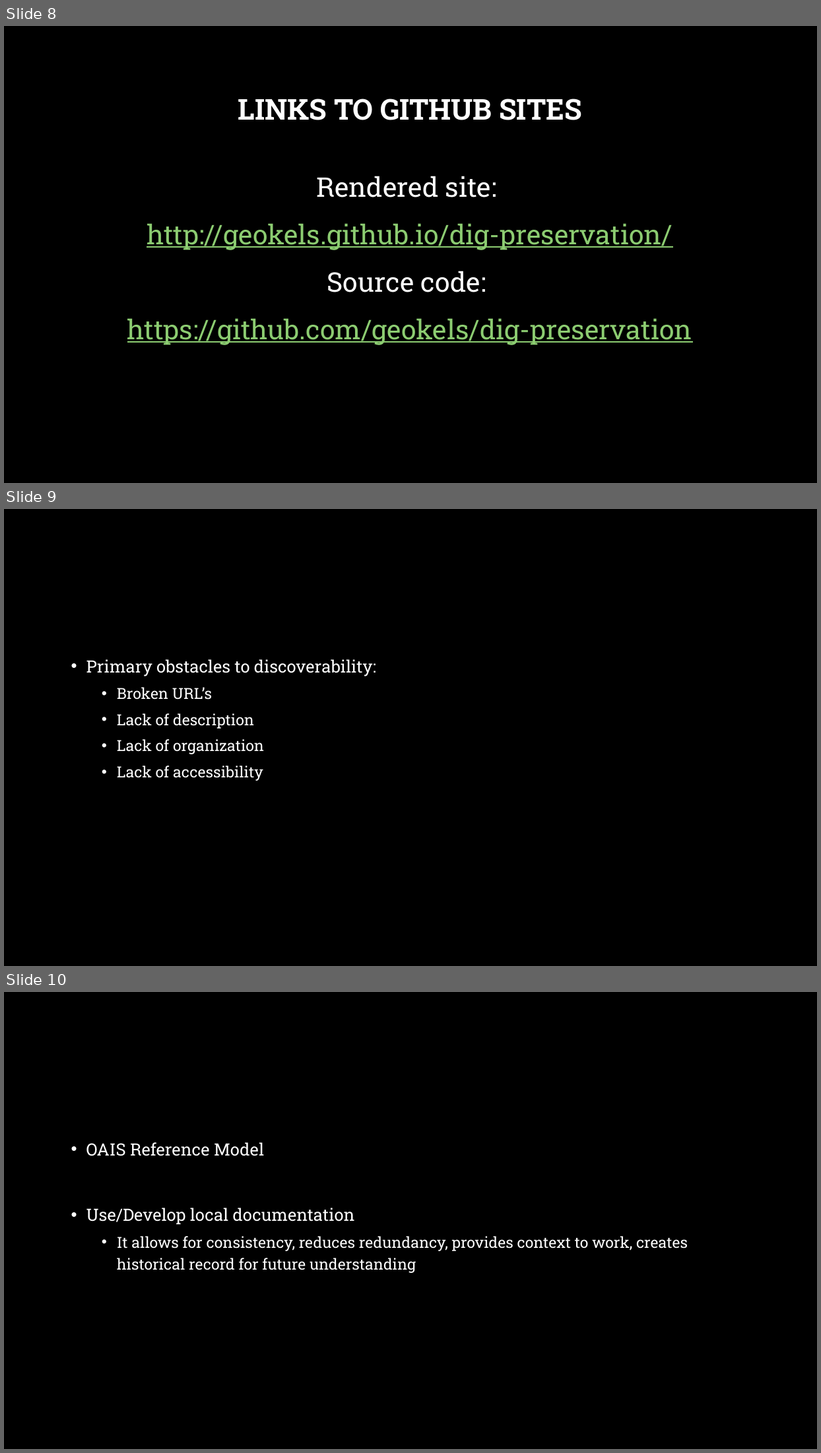
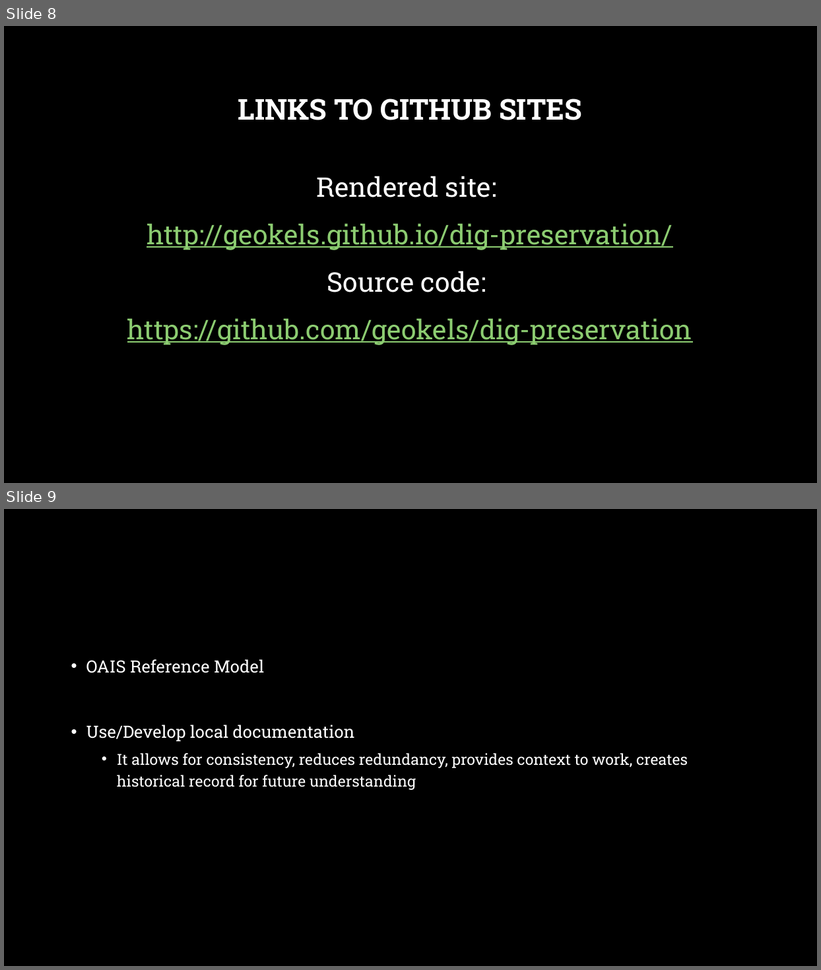
Before and after one commit to geokels/dig-preservation, a slide deck: fig/Cultivating a Culture of Digital Preservation.pptx. Shown one above the other, each under a label of ours: slides 8, 9 and 10 before the commit, slides 8 and 9 after it. The pictures are 821x1453 and 821x970 pixels, drawn with LibreOffice and Linux fonts; fonts in the diff are those of the drawing; background and template pictures are left out. Boxes give left, top, right and bottom in pixels: in the first picture for what was removed or moved away, otherwise in the second. Text is boxed around its words. In the diff, an @@ line names an element or a change of style, - is before the commit and + after.

```diff
--- a/fig/Cultivating a Culture of Digital Preservation.pptx
+++ b/fig/Cultivating a Culture of Digital Preservation.pptx
@@ slide 9 removed at [4,509,817,966], background picture (left out) @@
@@ text removed at [86,659,376,781] @@
-• Primary obstacles to discoverability:
-  • Broken URL’s
-  • Lack of description
-  • Lack of organization
-  • Lack of accessibility
@@ what was slide 10 is now slide 9 @@
```
Also in this commit, not shown: 2 slides changed, 1 slide added, 1 other slide removed.
